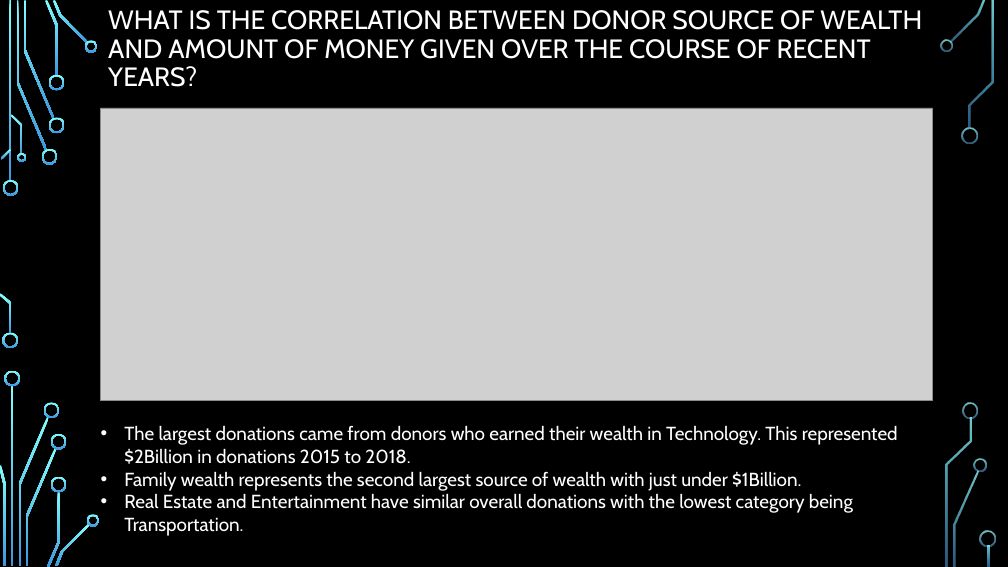
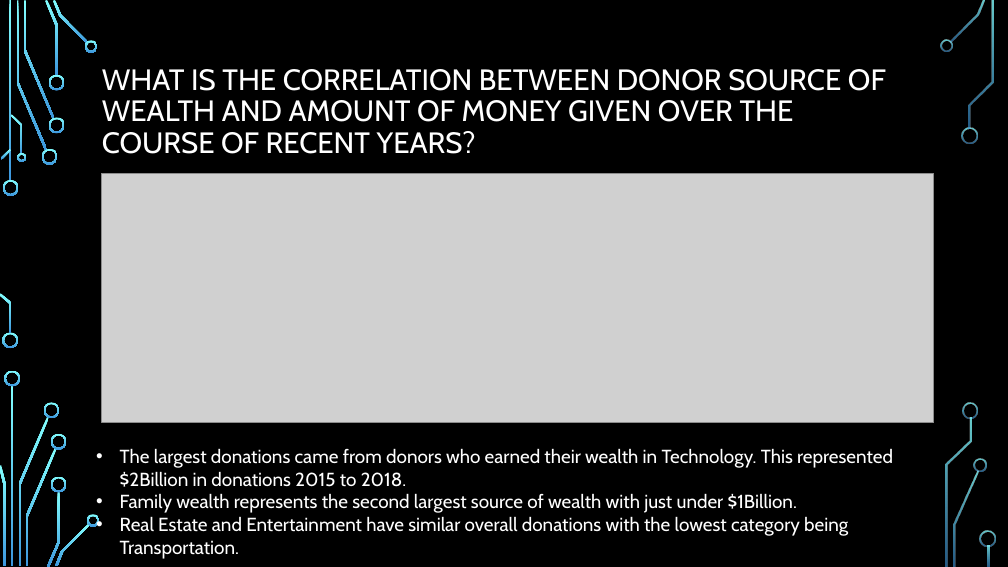
Before and after one commit to kjwunderlich/project-one---sphinx, a slide deck: slide 9 of Team_Sphinx_Presentation_20181011.pptx. Drawn at 1008x567 pixels with LibreOffice and Linux fonts; fonts in the diff are those of the drawing; grey boxes stand for pictures; background and template pictures are left out. Boxes give left, top, right and bottom in pixels: in the first picture for what was removed or moved away, otherwise in the second. Text is boxed around its words. In the diff, an @@ line names an element or a change of style, - is before the commit and + after.

```diff
--- a/Team_Sphinx_Presentation_20181011.pptx
+++ b/Team_Sphinx_Presentation_20181011.pptx
@@ title "WHAT IS THE CORRELATION BETWEEN ...": place and size @@
-title "WHAT IS THE CORRELATION BETWEEN ..." at (108, 10, 922, 87)
+title "WHAT IS THE CORRELATION BETWEEN ..." at (102, 69, 886, 154)
@@ title "WHAT IS THE CORRELATION BETWEEN ..." at (102, 69, 886, 154): size 25.2 to 28 pt @@
@@ picture: place and size @@
-picture at (101, 108, 932, 401)
+picture at (102, 173, 934, 423)
@@ text "The largest donations came from ...": place and size @@
-text "The largest donations came from ..." at (124, 425, 898, 536)
+text "The largest donations came from ..." at (120, 448, 893, 559)
```
Also in this commit, not shown: 12 other slides changed.
